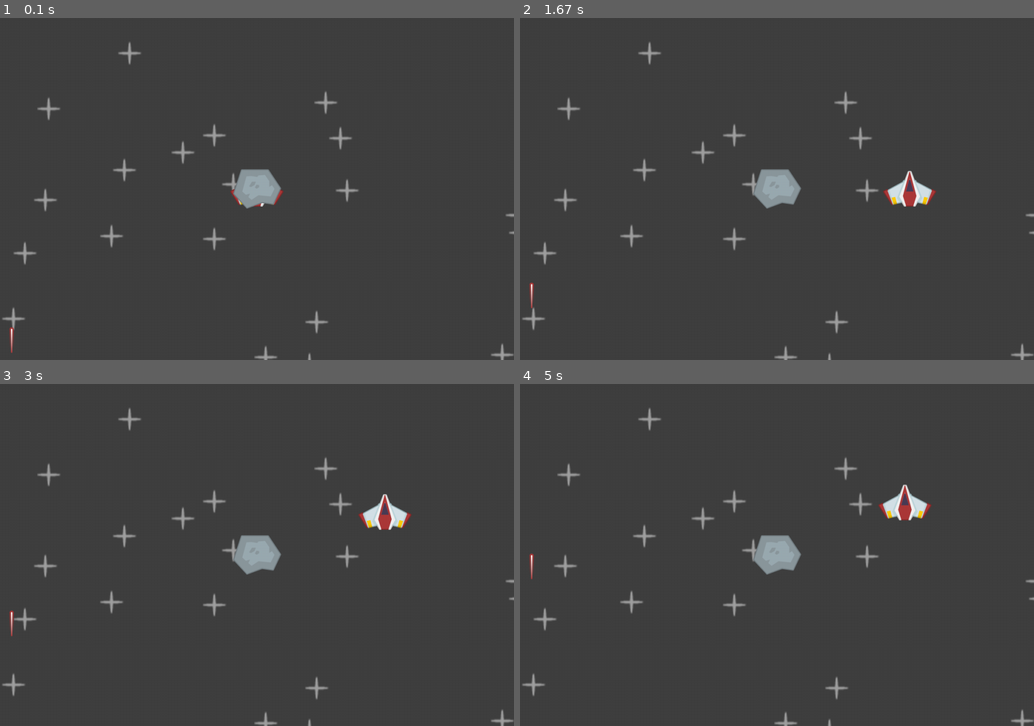
Above: before the commit, frames 1-4 (two rows, left to right).
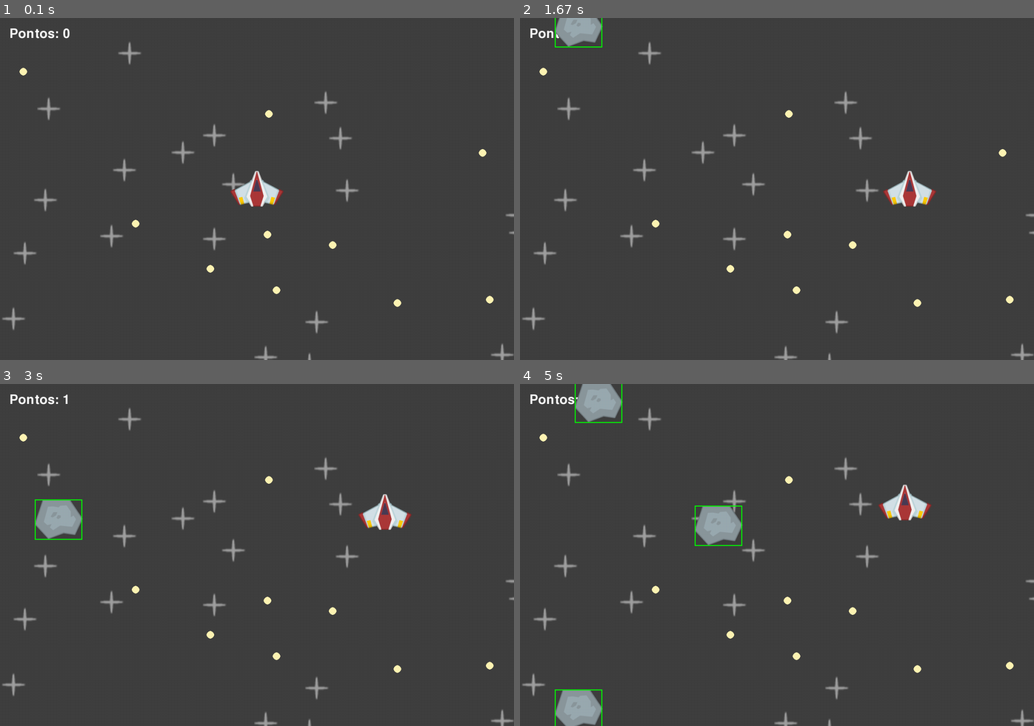
Above: after the commit, the same moments.

Repository: JudGB/Projects-Pygame
Game: pygame game, started from space shooter/code/main.py
Same seed, same stepped clock (60 frames per second), same inputs: the game is played once before the commit and once after it.
Inputs:
- Up to frame 1 (0.1 s): no input
- Up to frame 2 (1.67 s): hold R 0.33-0.8 s; hold D 0.33-0.8 s; tap Space at 0.83 s; hold D 1.17-1.63 s
- Up to frame 3 (3 s): hold W 1.67-1.97 s; hold D 2-2.47 s; hold A from 2.5 s (still down)
- Up to frame 4 (5 s): release A at 3.03 s; tap Space at 3.07, 3.47, 3.8, 4.1, 4.23, 4.63, 4.93 s; hold S 3.4-3.7 s; hold A 3.73-4.13 s; hold W 4.17-4.53 s; hold D from 4.57 s (still down)

The runs differ from the first frame. In frame 1, 1.3% of the frame differs, in the area x 1-97%, y 3-98%; in frame 2, 1.9%; in frame 3, 2.2%; in frame 4, 3.9%, in the area x 1-97%, y 0-100%.

Commit message:
final changes project pygame
-organization the all struct of the code
-add classes laser, meteor and collectible
-add controls esc, r and space
-add collisions the meteor, player, screen, laser and collectible
-add limit 60 fps

Diff:
--- a/space shooter/code/main.py
+++ b/space shooter/code/main.py
@@ -5,20 +5,74 @@
 # Inicializa o pygame
 pygame.init()
 
+# Configuração de caminhos usando o join (Boa prática para todas as imagens)
+path_images = join('Projects-Pygame', 'space shooter', 'images')
+
+#display tela
 win_width = 1080
 win_height = 720
 display = pygame.display.set_mode([win_width, win_height])
 pygame.display.set_caption("Space Shooter")
-
-# Configuração de caminhos usando o join (Boa prática para todas as imagens)
-path_images = join('Projects-Pygame', 'space shooter', 'images')
-
 # Ícone da Janela
 icon_surf = pygame.image.load(join(path_images, 'meteor.png')).convert_alpha()
 pygame.display.set_icon(icon_surf)
 
 # Clock / FPS
 clock = pygame.time.Clock()
+
+#classe do laser
+class Laser(pygame.sprite.Sprite):
+    def __init__(self, pos):
+        super().__init__()
+        self.image = pygame.image.load(join(path_images, 'laser.png')).convert_alpha()
+        self.rect = pygame.FRect(pos.x, pos.y, 10, 40)  # Define o tamanho do laser
+        self.speed = 600
+
+    def update(self, dt):
+        self.rect.y -= 1 * self.speed * dt
+        if self.rect.bottom < 0:
+            self.kill()  # Remove o laser quando sair da tela
+
+#classe do meteoro
+class Meteor(pygame.sprite.Sprite):
+    def __init__(self, win_width):
+        super().__init__()
+        self.image = pygame.image.load(join(path_images, 'meteor.png')).convert_alpha()
+        x_posicion = random.randint(20, win_width - 85)
+        self.rect = pygame.FRect(x_posicion, -100, 100, 85)  # Define o tamanho do meteor
+        self.speed = 400
+
+    def update(self, dt):
+        self.rect.y += 0.5 *self.speed * dt
+        if self.rect.top > win_width:
+            self.kill()  # Remove o meteor quando sair da tela
+
+#classe do coletável
+class Collectible(pygame.sprite.Sprite):
+    def __init__(self, win_width, win_height):
+        super().__init__()
+
+        self.image = pygame.Surface((20, 20), pygame.SRCALPHA)
+
+        pygame.draw.circle(
+            self.image,
+            (255, 245, 180),
+            (10, 10),
+            8
+        )
+
+        x_posicion = random.randint(20, win_width - 20)
+        y_posicion = random.randint(20, win_height - 20)
+
+        self.rect = self.image.get_frect(
+            center=(x_posicion, y_posicion)
+        )
+
+    def update(self, dt):
+        pass
+
+#font do texto
+fonte = pygame.font.Font(None, 40)
 
 # Superfícies e Posições (Usando convert/convert_alpha para melhor performance)
 player_surf = pygame.image.load(join(path_images, 'player.png')).convert_alpha()
@@ -30,32 +84,62 @@
 star_surf = pygame.image.load(join(path_images, 'star.png')).convert_alpha()
 star_pos = [(random.randint(0, win_width), random.randint(0, win_height)) for _ in range(20)]
 
-meteor_surf = pygame.image.load(join(path_images, 'meteor.png')).convert_alpha()
-meteor_rect = meteor_surf.get_rect(center = (win_width / 2, win_height / 2))
-
-laser_surf = pygame.image.load(join(path_images, 'laser.png')).convert_alpha()
-laser_rect = laser_surf.get_rect(bottomleft = (20, 710))
-
-
 running = True
+cheating_ = False #liga as colisões para teste
+
+grupo_lasers = pygame.sprite.Group()
+grupo_pedras = pygame.sprite.Group()
+chance_spawn_pedra = 0.004
+grupo_colleta = pygame.sprite.Group()
+pontos = 0
+for _ in range(10):
+    novo_coletavel = Collectible(win_width, win_height)
+    grupo_colleta.add(novo_coletavel)
+
+tempo_respawn_laser = 0
+
 while running:
     dt = clock.tick() / 1000
+    tempo_atual = pygame.time.get_ticks()
 
     # Loop de Eventos
     for event in pygame.event.get():
         if event.type == pygame.QUIT:
             running = False
+        if event.type == pygame.KEYDOWN:
+            if event.key == pygame.K_SPACE:
+                if tempo_atual - tempo_respawn_laser > 1000:
+                    # Exemplo de posição simulada do player
+                    pos_player = pygame.math.Vector2(
+                        player_rect.centerx - 20,
+                        player_rect.top - 40
+                    )
+                    # Cria o objeto e adiciona direto no grupo
+                    novo_laser = Laser(pos_player)
+                    grupo_lasers.add(novo_laser)
+                    tempo_respawn_laser = tempo_atual
+        if event.type == pygame.KEYDOWN:
+            if event.key == pygame.K_ESCAPE:
+                running = False
+        if event.type == pygame.KEYDOWN:
+            if event.key == pygame.K_r:
+                cheating_ = not cheating_
+
 
     keys = pygame.key.get_pressed()
+
     player_direct.x = int(keys[pygame.K_d]) - int(keys[pygame.K_a])
     player_direct.y = int(keys[pygame.K_s]) - int(keys[pygame.K_w])
+
+    #NORMALIZA o aumento que a na tangente
+    #pq quando vai para os lados é 300, mas e quando é na diagonal?
+    #nessa hora usamos isso para "normalizar" a diferença que há
     player_direct = player_direct.normalize() if player_direct else player_direct
 
+    #Movimenta o player
     player_rect.center += player_direct * player_spd * dt
 
-    print((player_direct * player_spd).magnitude())
-
-    laser_rect.y -= 0.5
+    player_rect.clamp_ip(display.get_rect())
 
     # Desenho na Tela
     display.fill("gray25")
@@ -66,9 +150,78 @@
 
     # Desenha os elementos do jogo
     display.blit(player_surf, player_rect)
-    display.blit(meteor_surf, meteor_rect)
-    display.blit(laser_surf, laser_rect)
+
+    # Texto da pontuação
+    texto = fonte.render(f"Pontos: {pontos}", True, "white")
+    display.blit(texto, (20, 20))
+
+    # Criando pedras de tempos em tempos (exemplo simples)
+    if random.random() < chance_spawn_pedra:
+        nova_pedra = Meteor(win_width)
+        grupo_pedras.add(nova_pedra)
+
+    # --- O PODER DOS GRUPOS COMEÇA AQUI ---
+
+    # 1. Atualiza a física de TODOS os objetos de uma vez só passando o 'dt'
+    grupo_lasers.update(dt)
+    grupo_pedras.update(dt)
+
+    # 2. RESOLVE TODAS AS COLISÕES EM UMA LINHA SEM BUGAR!
+    # True (1º): Deleta o laser que colidiu
+    # True (2º): Deleta a pedra que colidiu
+    pygame.sprite.groupcollide(grupo_lasers, grupo_pedras, True, True)
+
+    # 3. Desenha tudo na tela (O Pygame renderiza de forma otimizada internamente)
+    grupo_lasers.draw(display)
+    grupo_pedras.draw(display)
+    grupo_colleta.draw(display)
+
+    if cheating_:
+        for laser in grupo_lasers:
+            pygame.draw.rect(display, "red", laser.rect, 2)
+
+        for pedra in grupo_pedras:
+            pygame.draw.rect(display, "green", pedra.rect, 2)
+
+
+    #colisão com o ponto e o player
+    for coletavel in grupo_colleta:
+        if player_rect.colliderect(coletavel.rect):
+            coletavel.kill()
+            pontos += 1
+
+
+    def resetar_coletaveis():
+        grupo_colleta.empty()
+
+        for _ in range(10):
+            novo_coletavel = Collectible(win_width, win_height)
+            grupo_colleta.add(novo_coletavel)
+
+    def resetar_pedras():
+        grupo_pedras.empty()
+
+        if random.random() < chance_spawn_pedra:
+            nova_pedra = Meteor(win_width)
+            grupo_pedras.add(nova_pedra)
+
+
+    # colisão com o meteor e o player
+    for meteor in grupo_pedras:
+
+        if player_rect.colliderect(meteor.rect) or pontos >= 10:
+
+            # reseta a posição do player
+            player_rect.center = (win_width / 2, win_height / 2)
+            resetar_coletaveis()
+            resetar_pedras()
+            pontos = 0
+
+
+
+    print(f"Pontos: {pontos}")
 
     pygame.display.flip()
 
+clock.tick(60)
 pygame.quit()
